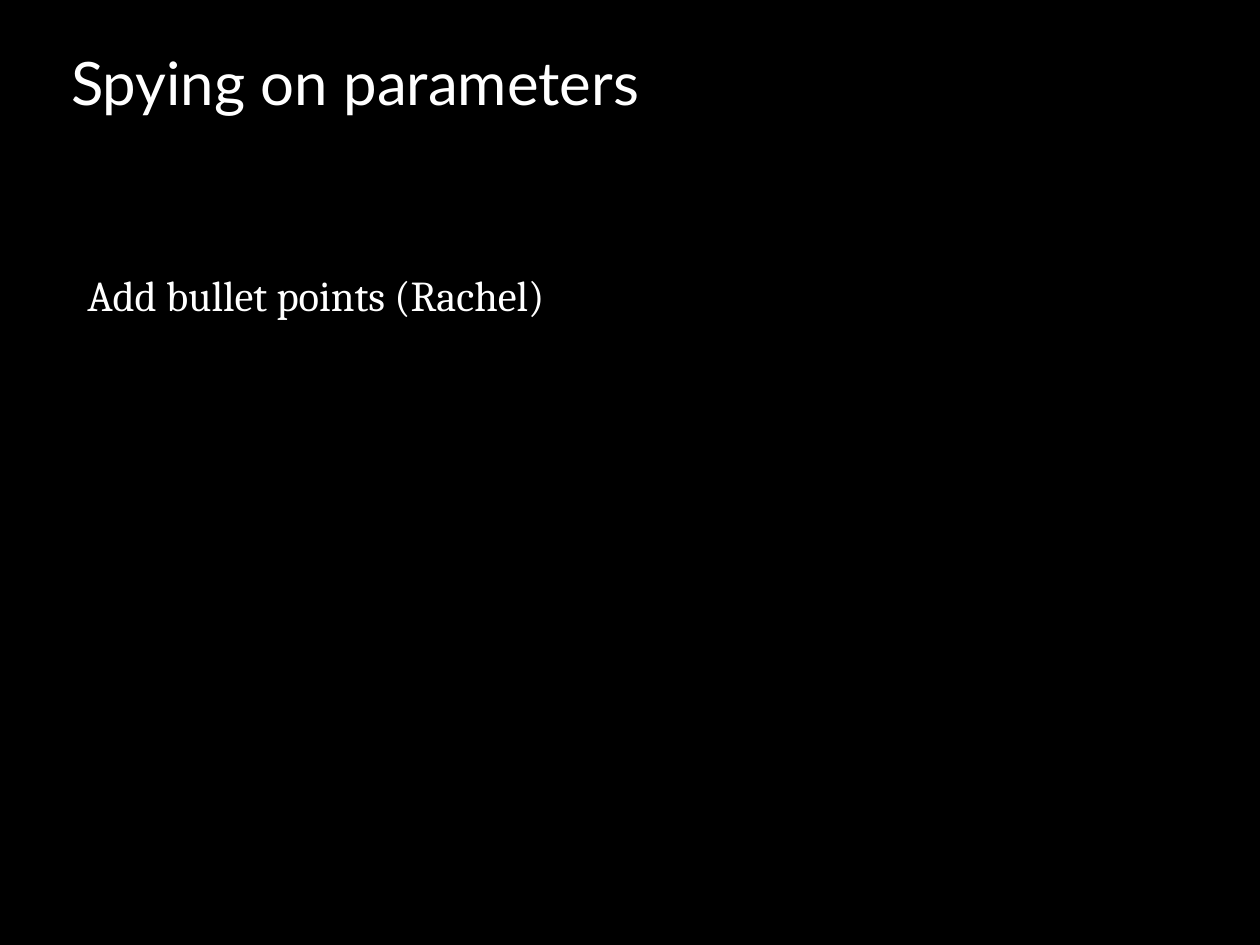
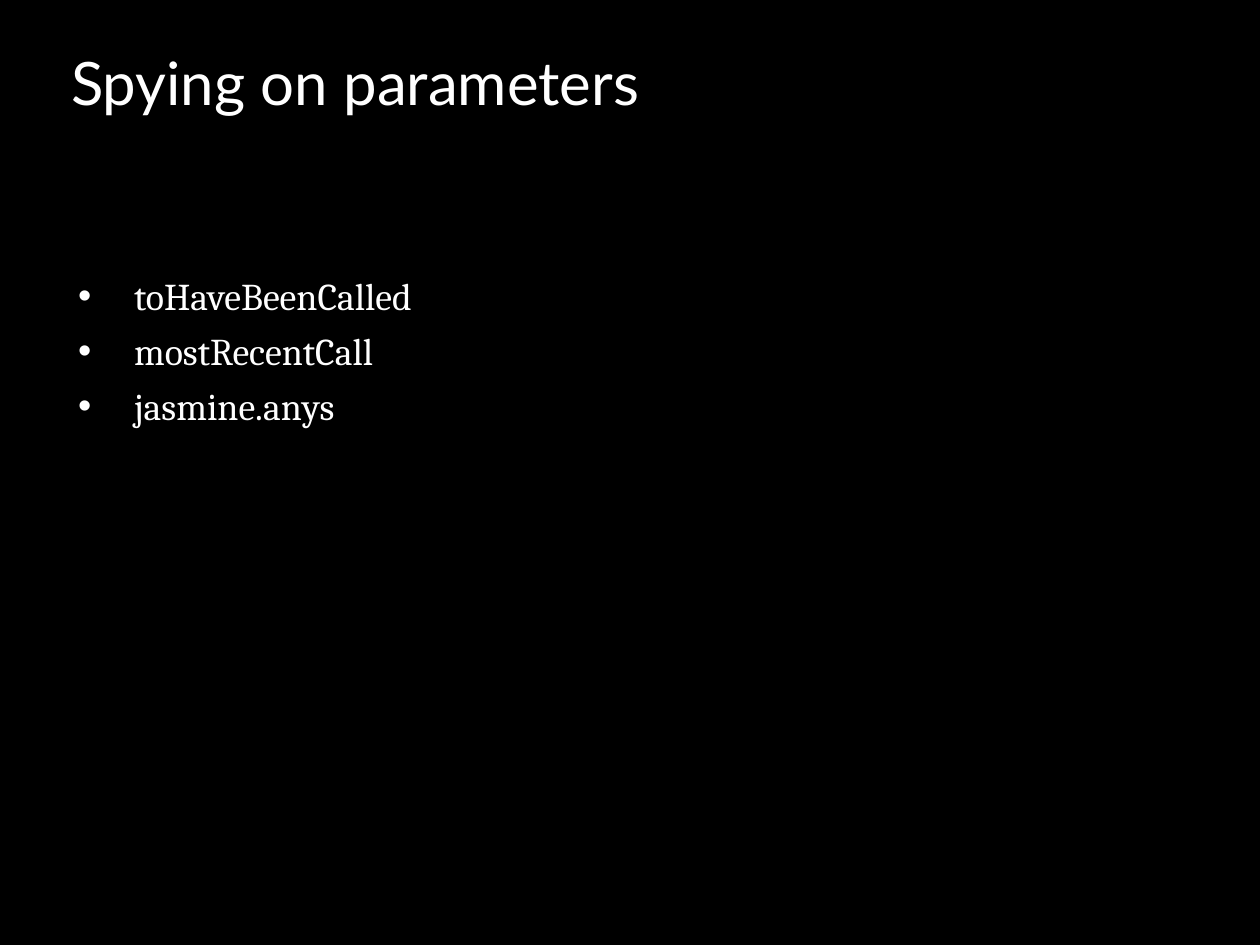
Before and after one commit to jomontanari/JasmineBowlingGame, a slide deck: slide 14 of TestingJavaScript_with_Jasmine.ppt. Drawn at 1260x945 pixels with LibreOffice and Linux fonts; fonts in the diff are those of the drawing; background and template pictures are left out. Boxes give left, top, right and bottom in pixels: in the first picture for what was removed or moved away, otherwise in the second. Text is boxed around its words. In the diff, an @@ line names an element or a change of style, - is before the commit and + after.

```diff
--- a/TestingJavaScript_with_Jasmine.ppt
+++ b/TestingJavaScript_with_Jasmine.ppt
@@ text at box(134, 283, 412, 429): text changed; size 27 to 24 pt @@
-Add bullet points (Rachel)
+• toHaveBeenCalled
+• mostRecentCall
+• jasmine.anys
```
Also in this commit, not shown: 8 other slides changed.
